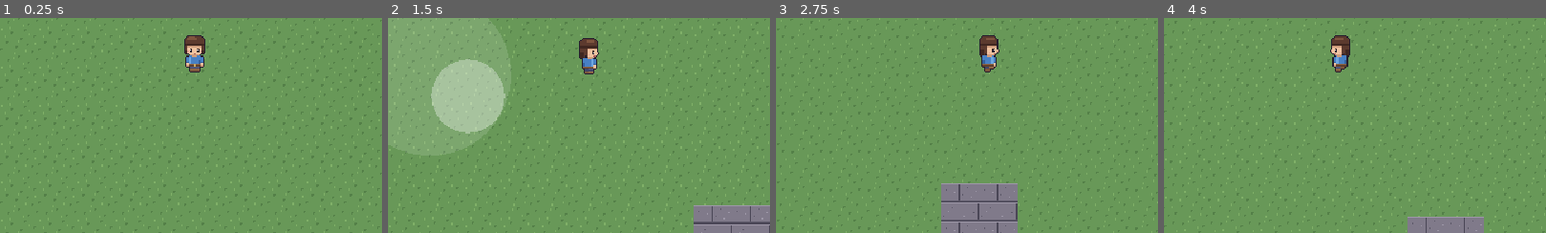
Above: before the commit, frames 1-4 (left to right).
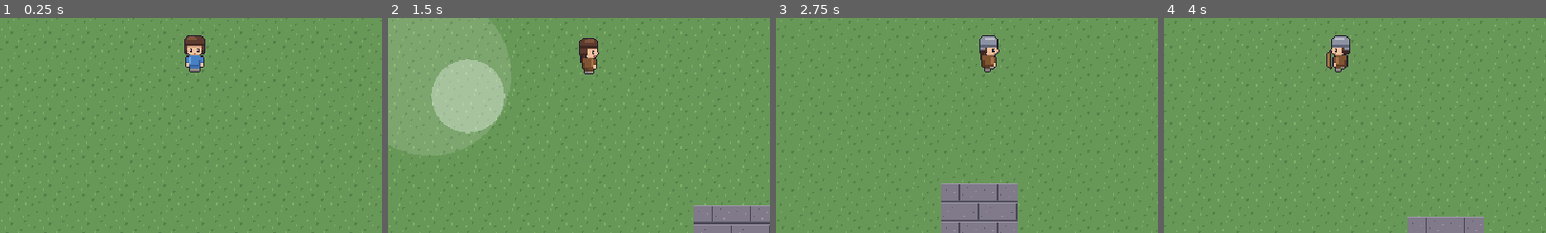
Above: after the commit, the same moments.

Repository: tupencilgon/my-first-rpg
Game: Godot game, scene res://scenes/main.tscn
Same seed, same stepped clock (60 frames per second), same inputs: the game is played once before the commit and once after it.
Inputs (mouse positions are % of the whole screen's width and height, from its top left):
- Up to frame 1 (0.25 s): no input
- Up to frame 2 (1.5 s): tap Enter at 0.5 s; move the mouse to (72, 45) at 0.52 s; hold Right (ui_right) 0.53-1.25 s; tap 1 at 0.6 s; click (72, 45) at 0.67 s; tap 2 at 0.8 s; drag from (30, 55) to (45, 70) at 1.27 s
- Up to frame 3 (2.75 s): move the mouse to (60, 28) at 2.02 s; hold Right (ui_right) from 2.03 s (still down); tap 3 at 2.1 s; tap 4 at 2.3 s
- Up to frame 4 (4 s): release Right (ui_right) at 2.75 s; drag from (45, 70) to (20, 35) at 2.77 s; move the mouse to (80, 65) at 3.52 s; hold Left (ui_left) from 3.53 s (still down); tap 5 at 3.6 s; tap 1 at 3.8 s
The pictures show only the part of the screen within x 24-74%, y 42-92%; the shares and areas given below are measured in that part.

The runs differ from the first frame. In frame 1, 0.1% of the frame differs, in the area x 48-54%, y 13-25%; in frame 2, 0.2%; in frame 3, 0.4%; in frame 4, 0.5%, in the area x 42-49%, y 8-25%.

Commit message:
Dung he thong sprite phan lop (paper doll)
Nhan vat tach thanh 4 lop Sprite2D dung chung mot chi so frame:
  Body / Outfit / Helmet / Weapon

Chi phi art thanh phep cong thay vi phep nhan: 3 bo do + 3 mu = 6 file
nhung ra 9 ve ngoai. Them ban nu chi ton them 1 lop Body, toan bo trang
bi dung chung - voi dieu kien hai ban cung dang nguoi.

Thay doi:
- gen_placeholder_art.py: tach GEOM (toa do dung chung cho moi lop) va
  bon ham layer_body / layer_outfit / layer_helmet / layer_weapon.
  Sinh 7 file: body nam/nu, outfit vai/da, mu sat, kiem, cung.
- player.tscn: Sprite2D don -> bon lop chong nhau
- player.gd: _apply_frame() gan cung mot frame cho ca bon lop;
  them phim tam 1-5 de thu doi trang bi ngay trong game
- Xoa player.png cu

Sua trong qua trinh lam: o huong nghieng, vu khi cat ngang qua mat nhan
vat - loi chi lo ra khi chong cac lop len nhau.

DESIGN.md: chot cot truyen (tim me va em trai sau dem lang bi tan cong),
nam/nu, gop giap+quan lam mot lop, phan tich chi phi that cua cung.

Co-Authored-By: Claude Opus 5 <noreply@anthropic.com>

Diff:
--- a/scenes/player.tscn
+++ b/scenes/player.tscn
@@ -1,7 +1,10 @@
-[gd_scene load_steps=4 format=3]
+[gd_scene load_steps=7 format=3]
 
 [ext_resource type="Script" path="res://scripts/player.gd" id="1_player"]
-[ext_resource type="Texture2D" path="res://assets/sprites/player.png" id="2_sheet"]
+[ext_resource type="Texture2D" path="res://assets/sprites/body_male.png" id="2_body"]
+[ext_resource type="Texture2D" path="res://assets/sprites/outfit_cloth.png" id="3_outfit"]
+[ext_resource type="Texture2D" path="res://assets/sprites/helmet_iron.png" id="4_helmet"]
+[ext_resource type="Texture2D" path="res://assets/sprites/weapon_sword.png" id="5_weapon"]
 
 [sub_resource type="CircleShape2D" id="CircleShape2D_feet"]
 radius = 7.0
@@ -9,9 +12,29 @@
 [node name="Player" type="CharacterBody2D"]
 script = ExtResource("1_player")
 
-[node name="Sprite2D" type="Sprite2D" parent="."]
+[node name="Body" type="Sprite2D" parent="."]
 texture_filter = 1
-texture = ExtResource("2_sheet")
+texture = ExtResource("2_body")
+hframes = 4
+vframes = 4
+
+[node name="Outfit" type="Sprite2D" parent="."]
+texture_filter = 1
+texture = ExtResource("3_outfit")
+hframes = 4
+vframes = 4
+
+[node name="Helmet" type="Sprite2D" parent="."]
+visible = false
+texture_filter = 1
+texture = ExtResource("4_helmet")
+hframes = 4
+vframes = 4
+
+[node name="Weapon" type="Sprite2D" parent="."]
+visible = false
+texture_filter = 1
+texture = ExtResource("5_weapon")
 hframes = 4
 vframes = 4
 
--- a/scripts/player.gd
+++ b/scripts/player.gd
@@ -1,13 +1,21 @@
 extends CharacterBody2D
 
-## Nhan vat nguoi choi: di chuyen 4 huong va doi frame hoat anh theo huong di.
+## Nhan vat nguoi choi: di chuyen 4 huong, doi frame hoat anh theo huong di,
+## va hien trang bi bang he thong SPRITE PHAN LOP.
 ##
 ## CharacterBody2D la loai node danh cho nhan vat co va cham nhung do BAN
 ## dieu khien (khac voi RigidBody2D bi vat ly keo di).
+##
+## === SPRITE PHAN LOP ===
+## Nhan vat khong phai mot anh duy nhat ma la 4 Sprite2D chong len nhau:
+##     Body   -> than the (luon hien)
+##     Outfit -> bo do: giap + quan
+##     Helmet -> mu
+##     Weapon -> vu khi, chi hien khi dang chien dau
+## Ca 4 lop dung chung MOT chi so frame, nen chung luon khop nhau tuyet doi.
+## Nho vay 3 bo do + 3 mu chi can 6 file anh nhung ra duoc 9 ve ngoai.
 
 
-## @export nghia la bien nay hien ra trong Inspector cua Godot,
-## ban chinh duoc ma khong can sua code.
 ## Tinh bang pixel/giay. Khi doi luoi tu 16px sang 32px, moi thu to gap doi
 ## nen toc do cung phai gap doi thi cam giac di chuyen moi giu nguyen.
 @export var speed: float = 140.0
@@ -15,18 +23,54 @@
 ## So frame chay qua trong 1 giay khi di bo.
 @export var anim_fps: float = 8.0
 
-# Thu tu hang trong file assets/sprites/player.png
+# Thu tu hang trong moi file sprite sheet.
 const DIR_DOWN := 0
 const DIR_UP := 1
 const DIR_LEFT := 2
 const DIR_RIGHT := 3
 
+# --- Danh muc trang bi ---
+# Chuoi rong "" nghia la khong mac gi (lop do se bi an di).
+# Day chi la ban tam de thu nghiem. Sau nay se thay bang he thong tui do
+# doc du lieu tu file Resource (.tres), khong viet cung trong code nhu the nay.
+const BODIES: Array[String] = [
+	"res://assets/sprites/body_male.png",
+	"res://assets/sprites/body_female.png",
+]
+const OUTFITS: Array[String] = [
+	"",
+	"res://assets/sprites/outfit_cloth.png",
+	"res://assets/sprites/outfit_leather.png",
+]
+const HELMETS: Array[String] = [
+	"",
+	"res://assets/sprites/helmet_iron.png",
+]
+const WEAPONS: Array[String] = [
+	"res://assets/sprites/weapon_sword.png",
+	"res://assets/sprites/weapon_bow.png",
+]
+
 var _facing: int = DIR_DOWN
 var _anim_time: float = 0.0
 var _joystick: Node = null
 
+var _body_index: int = 0
+var _outfit_index: int = 1
+var _helmet_index: int = 0
+var _weapon_index: int = 0
+var _in_combat: bool = false
+
 # @onready = lay node con sau khi scene da dung xong.
-@onready var _sprite: Sprite2D = $Sprite2D
+@onready var _body: Sprite2D = $Body
+@onready var _outfit: Sprite2D = $Outfit
+@onready var _helmet: Sprite2D = $Helmet
+@onready var _weapon: Sprite2D = $Weapon
+@onready var _layers: Array[Sprite2D] = [_body, _outfit, _helmet, _weapon]
+
+
+func _ready() -> void:
+	_refresh_equipment()
 
 
 func _physics_process(delta: float) -> void:
@@ -67,7 +111,7 @@
 	return direction
 
 
-## Chon frame dung trong sprite sheet 4 cot x 4 hang.
+## Chon frame dung trong luoi 4 cot x 4 hang, roi gan cho CA BON lop.
 func _update_animation(direction: Vector2, delta: float) -> void:
 	if direction != Vector2.ZERO:
 		# Dang di: cap nhat huong nhin theo truc co do lech lon hon.
@@ -80,9 +124,59 @@
 		# Dung yen: quay ve frame 0 (tu the dung).
 		_anim_time = 0.0
 
-	var column := int(_anim_time) % _sprite.hframes
+	_apply_frame()
+
+
+## Gan cung MOT chi so frame cho ca bon lop. Day la toan bo bi mat cua he
+## thong phan lop - cac lop khop nhau vi chung luon o cung mot frame.
+func _apply_frame() -> void:
 	# Sprite2D danh so frame tu trai sang phai, tren xuong duoi.
-	_sprite.frame = _facing * _sprite.hframes + column
+	var column := int(_anim_time) % _body.hframes
+	var frame_index := _facing * _body.hframes + column
+	for layer in _layers:
+		layer.frame = frame_index
+
+
+## Nap dung anh cho tung lop theo trang bi hien tai.
+func _refresh_equipment() -> void:
+	_set_layer(_body, BODIES[_body_index])
+	_set_layer(_outfit, OUTFITS[_outfit_index])
+	_set_layer(_helmet, HELMETS[_helmet_index])
+	# Vu khi chi tuot ra khi dang chien dau.
+	_set_layer(_weapon, WEAPONS[_weapon_index] if _in_combat else "")
+
+
+## Gan anh cho mot lop. Duong dan rong = khong mac gi = an lop do di.
+func _set_layer(layer: Sprite2D, path: String) -> void:
+	if path.is_empty():
+		layer.visible = false
+		return
+	layer.texture = load(path)
+	layer.visible = true
+
+
+## Phim tam de xem he thong phan lop hoat dong. Se bo khi co menu trang bi that.
+func _unhandled_input(event: InputEvent) -> void:
+	if not (event is InputEventKey and event.pressed and not event.echo):
+		return
+
+	match event.keycode:
+		KEY_1:
+			_body_index = (_body_index + 1) % BODIES.size()
+		KEY_2:
+			_outfit_index = (_outfit_index + 1) % OUTFITS.size()
+		KEY_3:
+			_helmet_index = (_helmet_index + 1) % HELMETS.size()
+		KEY_4:
+			_weapon_index = (_weapon_index + 1) % WEAPONS.size()
+		KEY_5:
+			_in_combat = not _in_combat
+		_:
+			return
+
+	_refresh_equipment()
+	# Gan lai frame ngay, neu khong lop vua doi se hien frame 0 mot nhip.
+	_apply_frame()
 
 
 ## Tim joystick ao. Tim lai moi khi chua co vi thu tu khoi tao cua cac node
Binary file added: assets/sprites/body_female.png
Not shown, changed: assets/sprites/body_female.png.import
Binary file added: assets/sprites/body_male.png
Not shown, added: assets/sprites/body_male.png.import
Binary file added: assets/sprites/helmet_iron.png
Not shown, added: assets/sprites/helmet_iron.png.import
Binary file added: assets/sprites/outfit_cloth.png
Not shown, added: assets/sprites/outfit_cloth.png.import
Binary file added: assets/sprites/outfit_leather.png
Not shown, added: assets/sprites/outfit_leather.png.import
Binary file removed: assets/sprites/player.png
Binary file added: assets/sprites/weapon_bow.png
(and 6 more such lines)
